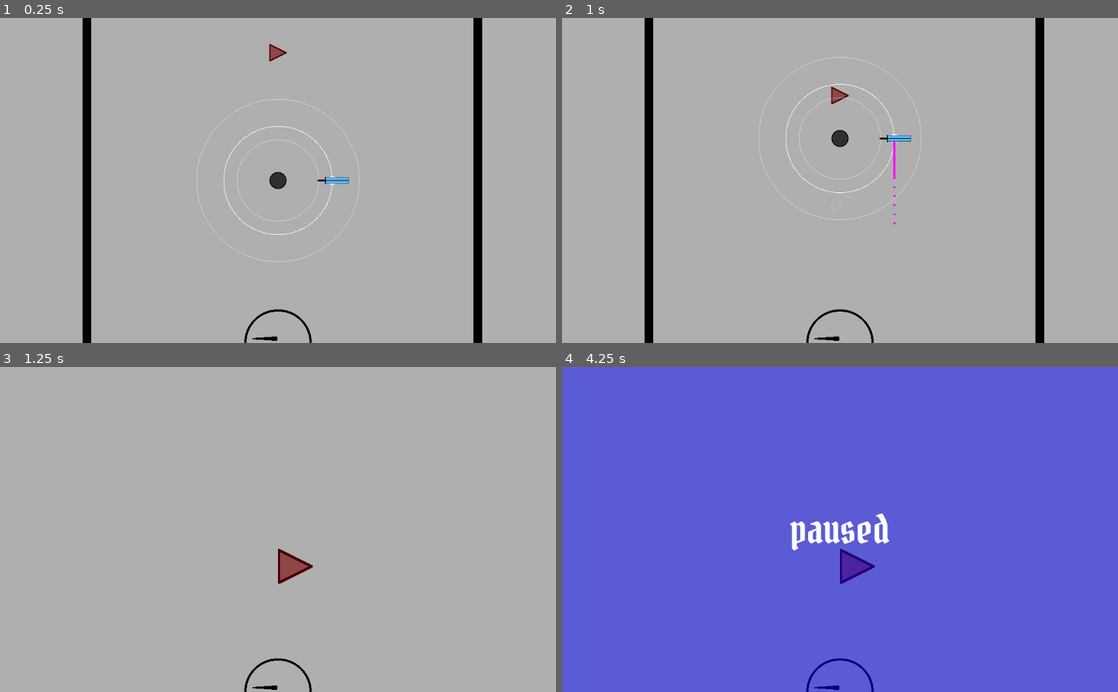
Above: before the commit, frames 1-4 (two rows, left to right).
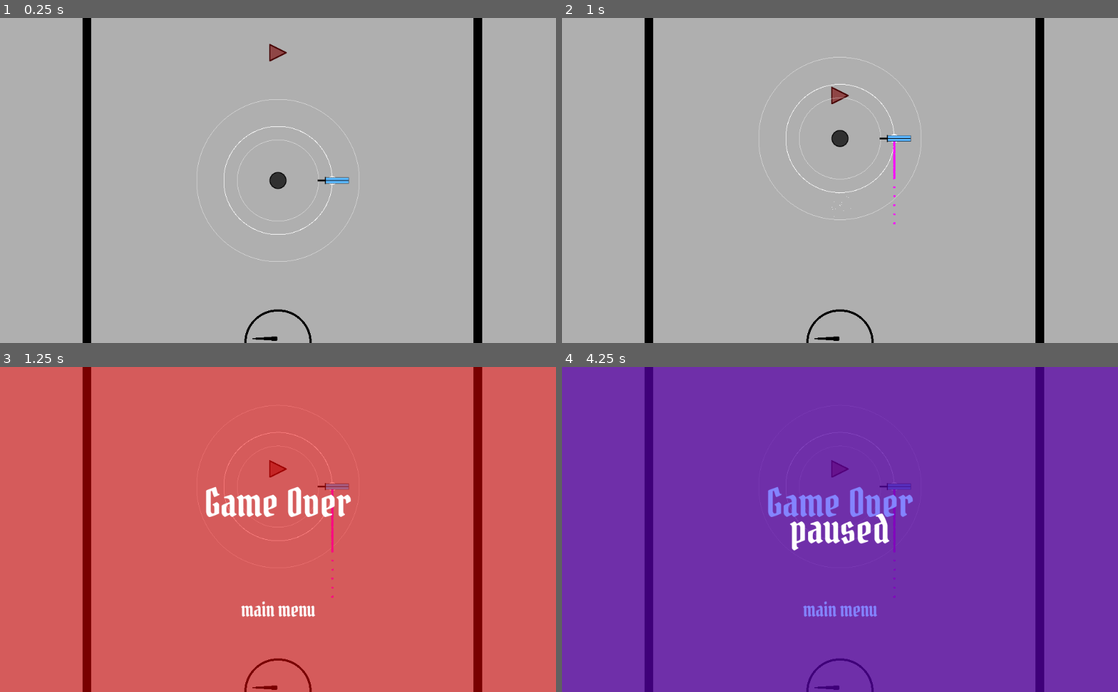
Above: after the commit, the same moments.

Repository: Izook/psychic-blade
Game: Godot game, scene res://scenes/main/main.tscn
The game is run twice, just before and just after one commit, with the same random seed, the same clock (stepped at 60 frames per second) and the same inputs. This scene is started directly instead of the project's main scene.
Inputs (mouse positions are in pixels of both pictures, inside the frame that each line leads up to):
- Up to frame 1 (0.25 s): no input
- Up to frame 2 (1 s): tap Enter at 0.5 s; move the mouse to (812, 245) at 0.52 s; hold Up (move_up) from 0.53 s (still down); hold Space (dash) from 0.53 s (still down); click (812, 245) at 0.67 s
- Up to frame 3 (1.25 s): keep holding Up (move_up); keep holding Space (dash)
- Up to frame 4 (4.25 s): move the mouse to (1006, 578) at 1.27 s; release Space (dash) at 1.28 s; tap S (pull_in) at 1.35 s; click (1006, 578) at 1.42 s; tap Space (dash) at 2, 3.5 s; move the mouse to (673, 480) at 2.02 s; release Up (move_up) at 2.03 s; hold W (push_out) 2.03-2.78 s; hold Left (move_left) 2.03-3.53 s; click (673, 480) at 2.17 s; tap Enter at 2.75 s; move the mouse to (867, 529) at 2.77 s; tap Shift (toggle_blade_release) at 2.85 s; click (867, 529) at 2.92 s; move the mouse to (756, 448) at 3.52 s; hold Down (move_down) from 3.53 s (still down); hold Q (zoom_in) from 3.53 s (still down); click (756, 448) at 3.67 s; tap P (toggle_pause) at 4.15 s

Frames 1-2 are identical in both runs. In frame 3, 100% of the frame differs, in the area x 0-100%, y 0-100%; in frame 4, 99%.
Error before the commit: Attempt to call function 'get_current_speed' in base 'previously freed instance' on a null instance. (res://scenes/hud/hud.gd:24)

Commit message:
Add working game over menu

Diff:
--- a/project.godot
+++ b/project.godot
@@ -18,6 +18,11 @@
 "class": "Enemy",
 "language": "GDScript",
 "path": "res://scenes/enemies/enemy/enemy.gd"
+}, {
+"base": "MarginContainer",
+"class": "GameOverMenu",
+"language": "GDScript",
+"path": "res://scenes/menus/gameover_menu/gameover_menu.gd"
 }, {
 "base": "Control",
 "class": "Hud",
@@ -47,6 +52,7 @@
 _global_script_class_icons={
 "Blade": "",
 "Enemy": "",
+"GameOverMenu": "",
 "Hud": "",
 "Main": "",
 "Player": "",
--- a/scenes/enemies/enemy/enemy.gd
+++ b/scenes/enemies/enemy/enemy.gd
@@ -36,5 +36,3 @@
 				collision_shape.set_disabled(true)
 				sprite.visible = false
 				particles.set_emitting(true)
-			if collision.collider.name == "Player":
-				player.queue_free()
--- a/scenes/main/main.gd
+++ b/scenes/main/main.gd
@@ -2,7 +2,10 @@
 
 class_name Main
 
-var paused = false
+onready var pause_menu := $UILayer/PauseMenu as MarginContainer
+onready var gameover_menu := $UILayer/GameOverMenu as MarginContainer
+
+var paused := false
 
 func _input(event: InputEvent) -> void:
 	if event.is_action_pressed("toggle_pause"):
@@ -11,4 +14,9 @@
 		else:
 			paused = false
 		get_tree().paused = paused
-		$UILayer/PauseMenu.visible = paused
+		pause_menu.visible = paused
+
+
+func _on_Player_player_died() -> void:
+	get_tree().paused = true
+	gameover_menu.visible = true
--- a/scenes/main/main.tscn
+++ b/scenes/main/main.tscn
@@ -34,3 +34,4 @@
 
 [node name="PauseMenu" parent="UILayer" instance=ExtResource( 4 )]
 visible = false
+[connection signal="player_died" from="GameLayer/Player" to="." method="_on_Player_player_died"]
--- /dev/null
+++ b/scenes/menus/gameover_menu/gameover_menu.gd
@@ -0,0 +1,10 @@
+extends MarginContainer
+
+class_name GameOverMenu
+
+
+func _on_MainMenuButton_gui_input(event: InputEvent) -> void:
+	if event is InputEventMouseButton:
+		var mouse_event = event as InputEventMouseButton
+		if mouse_event.is_pressed() and mouse_event.button_index == 1:
+			var _error = get_tree().change_scene("res://scenes/menus/start_menu/start_menu.tscn")
--- a/scenes/menus/gameover_menu/gameover_menu.tscn
+++ b/scenes/menus/gameover_menu/gameover_menu.tscn
@@ -1,24 +1,33 @@
-[gd_scene load_steps=4 format=2]
+[gd_scene load_steps=6 format=2]
 
 [ext_resource path="res://shared_assets/pirata_one.ttf" type="DynamicFontData" id=1]
+[ext_resource path="res://scenes/menus/gameover_menu/gameover_menu.gd" type="Script" id=2]
 
-[sub_resource type="StyleBoxFlat" id=3]
+[sub_resource type="StyleBoxFlat" id=1]
 bg_color = Color( 1, 0, 0, 0.478431 )
 
 [sub_resource type="DynamicFont" id=2]
 size = 72
 font_data = ExtResource( 1 )
 
+[sub_resource type="DynamicFont" id=3]
+size = 36
+font_data = ExtResource( 1 )
+
 [node name="GameOverMenu" type="MarginContainer"]
 anchor_right = 1.0
 anchor_bottom = 1.0
+script = ExtResource( 2 )
+__meta__ = {
+"_edit_use_anchors_": false
+}
 
 [node name="PanelContainer" type="PanelContainer" parent="."]
 margin_right = 1024.0
 margin_bottom = 600.0
 size_flags_horizontal = 3
 size_flags_vertical = 3
-custom_styles/panel = SubResource( 3 )
+custom_styles/panel = SubResource( 1 )
 __meta__ = {
 "_edit_use_anchors_": false
 }
@@ -43,19 +52,33 @@
 margin_bottom = 595.0
 size_flags_horizontal = 3
 size_flags_vertical = 3
+alignment = 1
 
 [node name="CenterContainer" type="CenterContainer" parent="PanelContainer/MarginContainer/VBoxContainer"]
-margin_right = 1014.0
-margin_bottom = 590.0
-size_flags_horizontal = 3
-size_flags_vertical = 3
+margin_left = 371.0
+margin_top = 199.0
+margin_right = 642.0
+margin_bottom = 293.0
+size_flags_horizontal = 4
+size_flags_vertical = 10
 
 [node name="Label" type="Label" parent="PanelContainer/MarginContainer/VBoxContainer/CenterContainer"]
-margin_left = 371.0
-margin_top = 248.0
-margin_right = 642.0
-margin_bottom = 342.0
+margin_right = 271.0
+margin_bottom = 94.0
 size_flags_horizontal = 3
 size_flags_vertical = 6
 custom_fonts/font = SubResource( 2 )
 text = "Game Over"
+
+[node name="MainMenuButton" type="Label" parent="PanelContainer/MarginContainer/VBoxContainer"]
+margin_left = 439.0
+margin_top = 419.0
+margin_right = 575.0
+margin_bottom = 467.0
+mouse_filter = 1
+mouse_default_cursor_shape = 2
+size_flags_horizontal = 4
+size_flags_vertical = 6
+custom_fonts/font = SubResource( 3 )
+text = "main menu"
+[connection signal="gui_input" from="PanelContainer/MarginContainer/VBoxContainer/MainMenuButton" to="." method="_on_MainMenuButton_gui_input"]
--- a/scenes/player/player.gd
+++ b/scenes/player/player.gd
@@ -1,6 +1,8 @@
 extends KinematicBody2D
 
 class_name Player
+
+signal player_died
 
 const MIN_ZOOM := 1.5
 const MAX_ZOOM := 4.0
@@ -16,6 +18,7 @@
 onready var dash_particles := $DashParticles as Particles2D
 onready var dash_timer := $DashTimer as Timer
 onready var dash_reset_timer := $DashResetTimer as Timer
+onready var player_sprite := $Sprite as Sprite
 
 var velocity := Vector2()
 var zoom_factor := 2.0
@@ -63,6 +66,12 @@
 	_get_input(delta)
 	var _collision_info := move_and_slide(velocity)
 
+	for i in get_slide_count():
+			var collision := get_slide_collision(i) as KinematicCollision2D
+			if collision.collider.name == "Enemy":
+				player_sprite.visible = false
+				emit_signal("player_died")
+
 	camera.set_zoom(Vector2(zoom_factor, zoom_factor))
 	camera.make_current()
 
Not shown: 3 places in scenes/menus/pause_menu/pause_menu.tscn that only renumber resources
